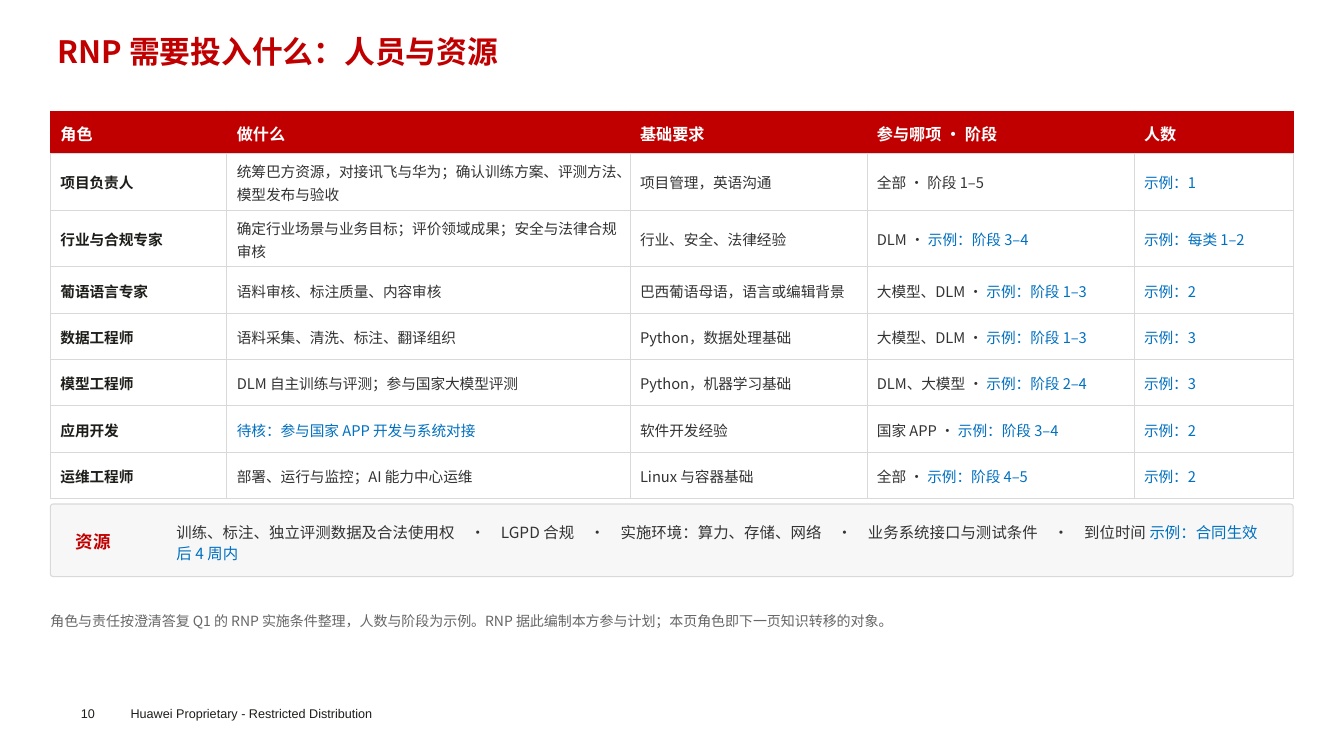
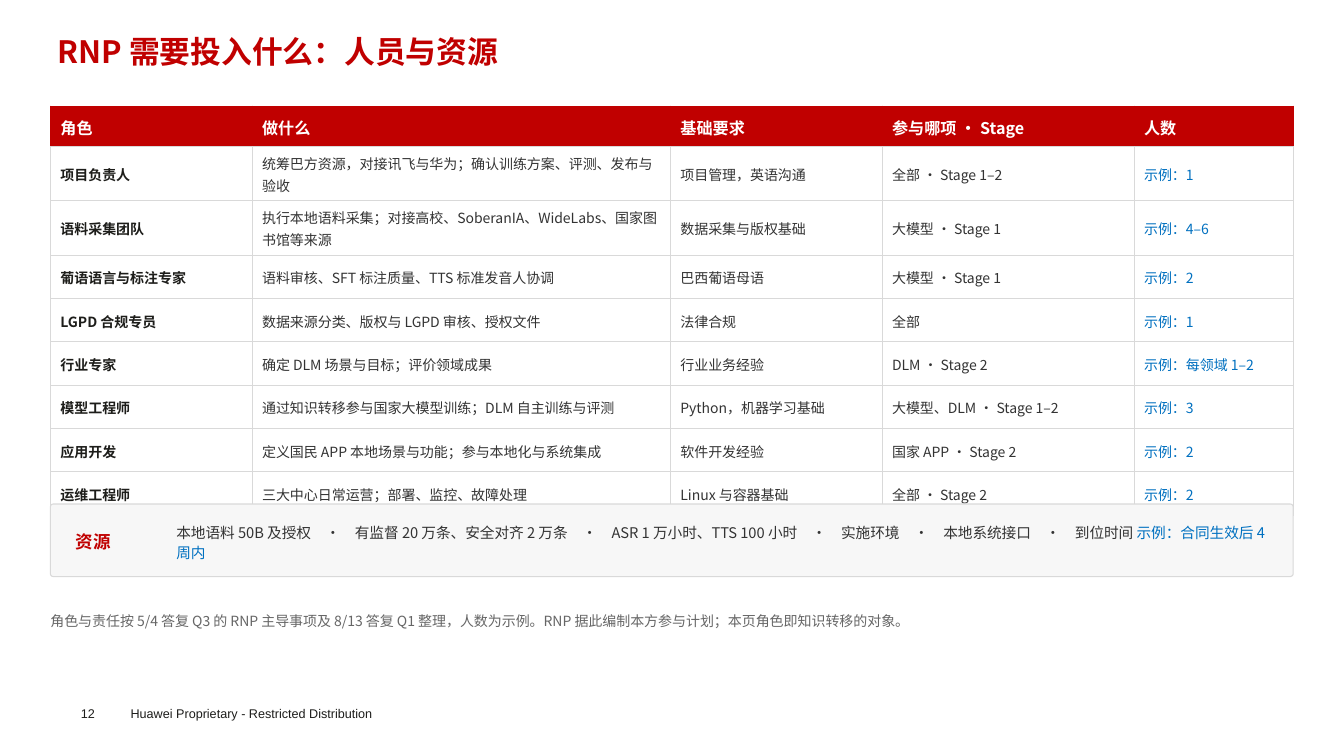
Before and after one commit to chyhcs/wyyh, a slide deck: slide 12 of RNP-讯飞交流-会议版.pptx (slide 10 before the commit). Drawn at 1344x756 pixels with LibreOffice and Linux fonts; fonts in the diff are those of the drawing; background and template pictures are left out. Boxes give left, top, right and bottom in pixels: in the first picture for what was removed or moved away, otherwise in the second. Text is boxed around its words. In the diff, an @@ line names an element or a change of style, - is before the commit and + after.

```diff
--- a/RNP-讯飞交流-会议版.pptx
+++ b/RNP-讯飞交流-会议版.pptx
@@ table at box(50, 106, 1294, 508) @@
-row 1: 角色 | 做什么 | 基础要求 | 参与哪项 · 阶段 | 人数
-row 2: 项目负责人 | 统筹巴方资源，对接讯飞与华为；确认训练方案、评测方法、模型发布与验收 | 项目管理，英语沟通 | 全部 · 阶段 1–5 | 示例：1
-row 3: 行业与合规专家 | 确定行业场景与业务目标；评价领域成果；安全与法律合规审核 | 行业、安全、法律经验 | DLM · 示例：阶段 3–4 | 示例：每类 1–2
-row 4: 葡语语言专家 | 语料审核、标注质量、内容审核 | 巴西葡语母语，语言或编辑背景 | 大模型、DLM · 示例：阶段 1–3 | 示例：2
-row 5: 数据工程师 | 语料采集、清洗、标注、翻译组织 | Python，数据处理基础 | 大模型、DLM · 示例：阶段 1–3 | 示例：3
-row 6: 模型工程师 | DLM 自主训练与评测；参与国家大模型评测 | Python，机器学习基础 | DLM、大模型 · 示例：阶段 2–4 | 示例：3
-row 7: 应用开发 | 待核：参与国家 APP 开发与系统对接 | 软件开发经验 | 国家 APP · 示例：阶段 3–4 | 示例：2
-row 8: 运维工程师 | 部署、运行与监控；AI 能力中心运维 | Linux 与容器基础 | 全部 · 示例：阶段 4–5 | 示例：2
+row 1: 角色 | 做什么 | 基础要求 | 参与哪项 · Stage | 人数
+row 2: 项目负责人 | 统筹巴方资源，对接讯飞与华为；确认训练方案、评测、发布与验收 | 项目管理，英语沟通 | 全部 · Stage 1–2 | 示例：1
+row 3: 语料采集团队 | 执行本地语料采集；对接高校、SoberanIA、WideLabs、国家图书馆等来源 | 数据采集与版权基础 | 大模型 · Stage 1 | 示例：4–6
+row 4: 葡语语言与标注专家 | 语料审核、SFT 标注质量、TTS 标准发音人协调 | 巴西葡语母语 | 大模型 · Stage 1 | 示例：2
+row 5: LGPD 合规专员 | 数据来源分类、版权与 LGPD 审核、授权文件 | 法律合规 | 全部 | 示例：1
+row 6: 行业专家 | 确定 DLM 场景与目标；评价领域成果 | 行业业务经验 | DLM · Stage 2 | 示例：每领域 1–2
+row 7: 模型工程师 | 通过知识转移参与国家大模型训练；DLM 自主训练与评测 | Python，机器学习基础 | 大模型、DLM · Stage 1–2 | 示例：3
+row 8: 应用开发 | 定义国民 APP 本地场景与功能；参与本地化与系统集成 | 软件开发经验 | 国家 APP · Stage 2 | 示例：2
+row 9: 运维工程师 | 三大中心日常运营；部署、监控、故障处理 | Linux 与容器基础 | 全部 · Stage 2 | 示例：2
@@ table: place and size @@
-table at box(50, 111, 1294, 488)
+table at box(50, 106, 1294, 508)
@@ text at box(176, 525, 1265, 559): text changed; size 11 to 10.5 pt @@
-训练、标注、独立评测数据及合法使用权 · LGPD 合规 · 实施环境：算力、存储、网络 · 业务系统接口与测试条件 · 到位时间 示例：合同生效后 4 周内
+本地语料 50B 及授权 · 有监督 20 万条、安全对齐 2 万条 · ASR 1 万小时、TTS 100 小时 · 实施环境 · 本地系统接口 · 到位时间 示例：合同生效后 4 周内
@@ text at box(50, 614, 910, 629): text changed @@
-角色与责任按澄清答复 Q1 的 RNP 实施条件整理，人数与阶段为示例。RNP 据此编制本方参与计划；本页角色即下一页知识转移的对象。
+角色与责任按 5/4 答复 Q3 的 RNP 主导事项及 8/13 答复 Q1 整理，人数为示例。RNP 据此编制本方参与计划；本页角色即知识转移的对象。
@@ page number at box(81, 709, 95, 718): text changed @@
-10
+12
```
Also in this commit, not shown: 13 other slides changed, 2 slides added, 1 other file.
